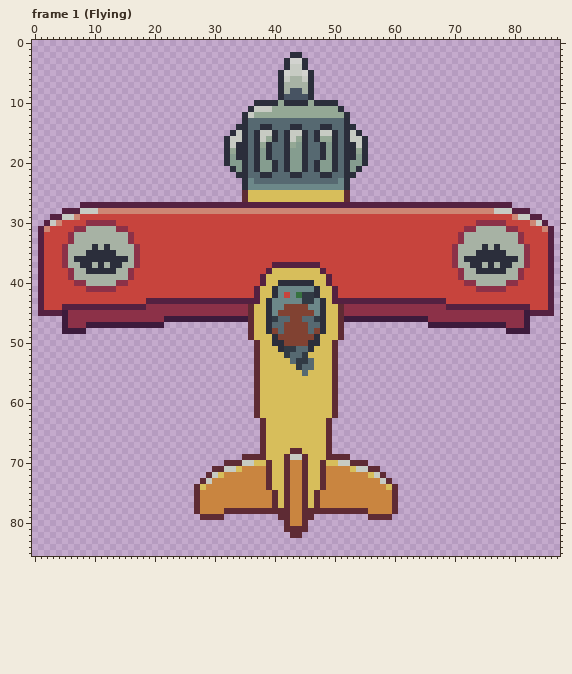
Pixel-art file -- _asset_builder/RaccoonPlane.aseprite. This is how it looked before the edit.
88x86 pixels, 15 frames. Shown: frame 1 (Flying). The commit also changed other frames, which this record leaves out.
After:
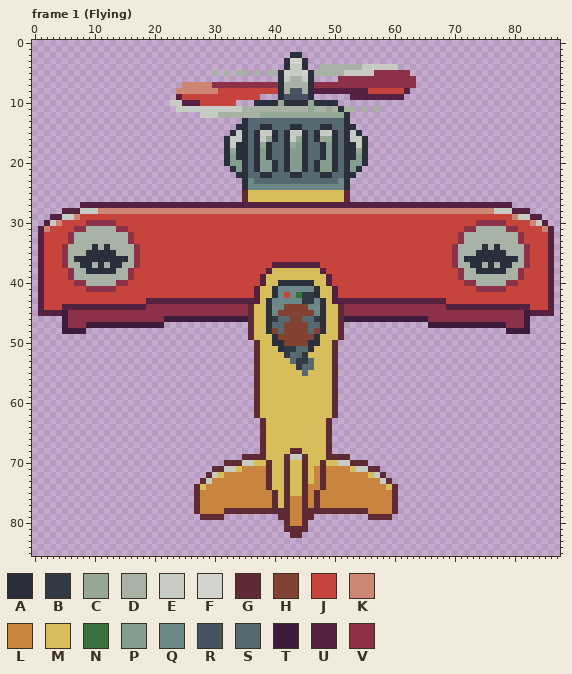
Palette (. is transparent): A #2b2e3b  B #313a44  C #94a895  D #a7b2a4  E #c7cbc3  F #d2d3cf  G #5e2b34  H #814232  J #c7443d  K #cd8674  L #c98540  M #d7be5b  N #37723f  P #859d8f  Q #6c8889  R #475362  S #566971  T #3c1b3c  U #542141  V #8c3148
Difference:
layer "Body" added
layer "Propeller" added
layer "Layer 1" removed
Frame 1 (Flying), layers "Propeller", "Body":
The edit adds colour D in row 4 at x 48 to 54; in row 5 at x 30, 32, 34 to 35, 37, 39 to 40 and 47 to 51; in row 11 at x 35, 52 to 53, 55 and 57; in row 12 at x 31 to 34.
Colour A gives way to colour D in row 11 at x 36; in row 12 at x 35.
Colour C gives way to colour D in row 11 at x 40 to 45, 47 to 48 and 50; in row 12 at x 37.
Colour E gives way to colour D in row 11 at x 37 to 39; in row 12 at x 36.
The edit adds colour E in row 4 at x 55 to 60; in row 5 at x 52 to 56; in row 10 at x 23 to 24; in row 11 at x 24 to 34; in row 12 at x 28 to 30.
The edit adds colour J in row 8 at x 31 to 40 and 56 to 61; in row 9 at x 25 to 37; in row 10 at x 28 to 33.
The edit adds colour K in row 7 at x 25 to 29; in row 8 at x 24 to 30.
Colour M gives way to colour L in rows 71 to 73 at x 47; in row 74 at x 46 to 47; in rows 75 to 77 at x 46.
Colour L gives way to colour M in rows 70 to 75 at x 43 to 44.
The edit adds colour U in row 8 at x 47 to 55 and 62; in row 9 at x 24 and 53 to 61; in row 10 at x 25 to 27.
The edit adds colour V in row 5 at x 57 to 62; in row 6 at x 51 to 63; in row 7 at x 30 to 40 and 47 to 63.
Changed places in both pictures, as pixel boxes (x1, y1, x2, y2):
changed: (170, 64, 416, 118)
changed: (290, 460, 320, 508)
